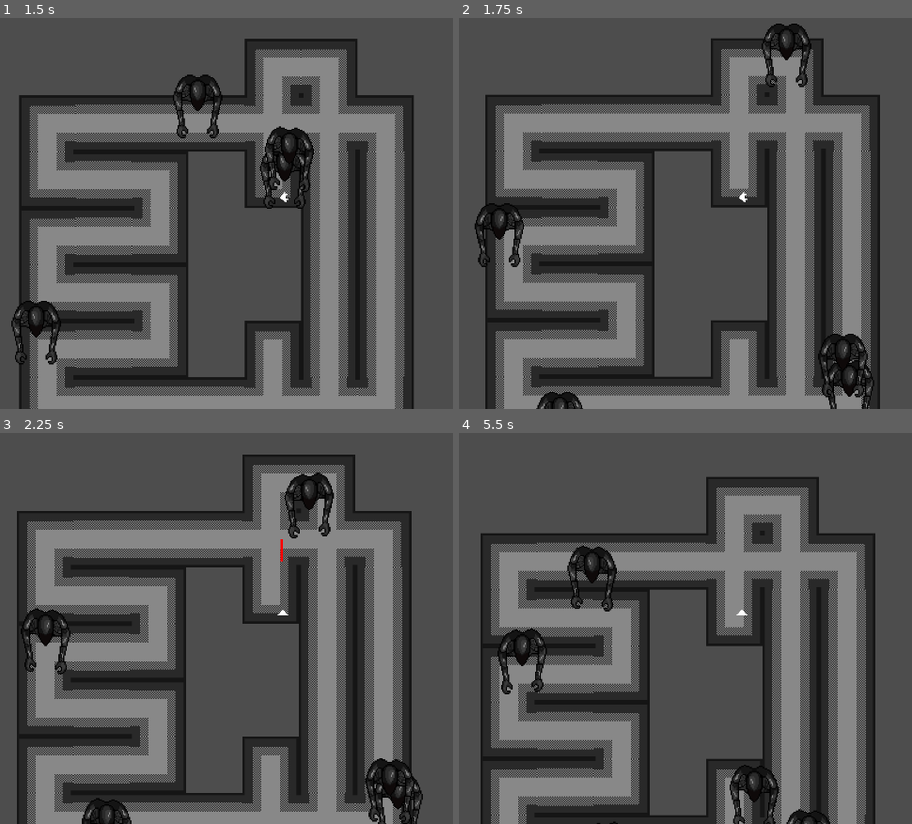
Above: before the commit, frames 1-4 (two rows, left to right).
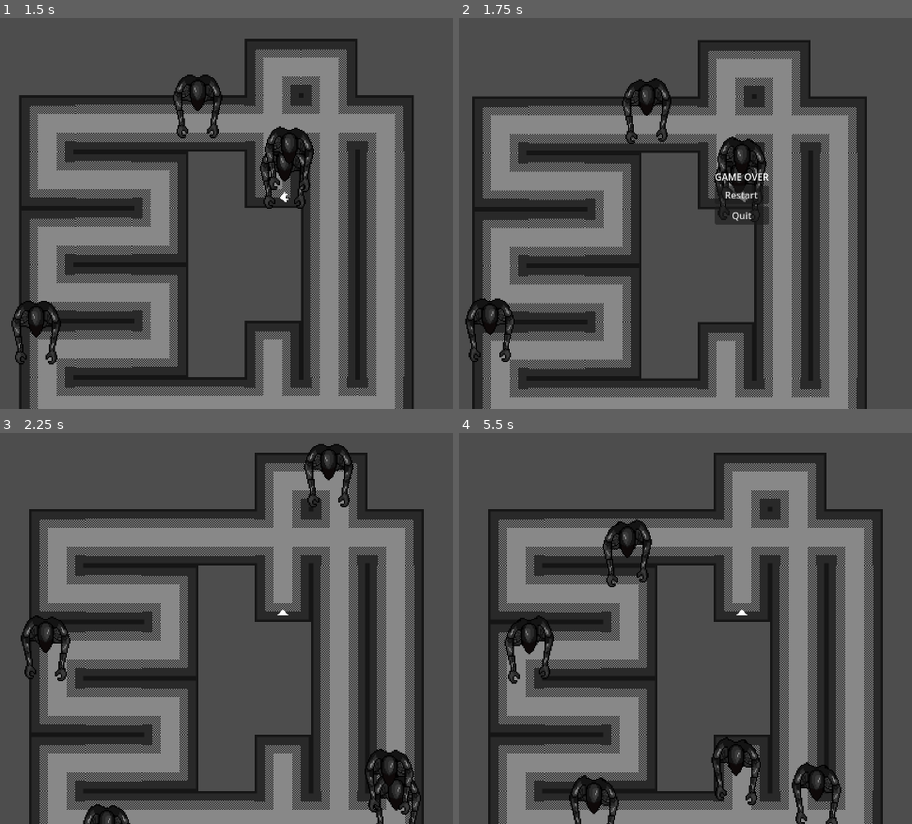
Above: after the commit, the same moments.

Repository: Ben1980/yaab
Game: Godot game, scene res://level.tscn
Two runs of this game, one before a commit and one after it. Both use one fixed random seed, a clock stepped at 60 frames per second and the inputs below.
Inputs (mouse positions are in pixels of both pictures, inside the frame that each line leads up to):
- Up to frame 1 (1.5 s): move the mouse to (448, 178) at 0.52 s; press the mouse at (448, 178) at 0.53 s; hold D (move_right) 0.53-1.28 s; move the mouse to (131, 217) at 1.27 s; release the mouse at (131, 217) at 1.28 s; hold S (move_down) from 1.28 s (still down); click (131, 217) at 1.35 s
- Up to frame 2 (1.75 s): keep holding S (move_down)
- Up to frame 3 (2.25 s): release S (move_down) at 2 s; click (280, 608) at 2 s, where only the run after the commit has a clickable "Restart"
- Up to frame 4 (5.5 s): move the mouse to (816, 519) at 2.77 s; press the mouse at (816, 519) at 2.78 s; hold D (move_right) 2.78-3.53 s; move the mouse to (703, 698) at 3.52 s; release the mouse at (703, 698) at 3.53 s; hold W (move_up) 3.53-4.28 s; click (703, 698) at 3.6 s; move the mouse to (outside the picture) at 4.27 s; press the mouse at (outside the picture) at 4.28 s; hold A (move_left) 4.28-5 s; release the mouse at (outside the picture) at 5 s; click (739, 608) at 5 s, where only the run after the commit has a clickable "Restart"

Frame 1 is identical in both runs. In frame 2, 37% of the frame differs, in the area x 1-93%, y 1-100%; in frame 3, 34%; in frame 4, 46%, in the area x 4-94%, y 5-100%.

Commit message:
simple game over screen added

Diff:
--- a/level.gd
+++ b/level.gd
@@ -3,6 +3,8 @@
 @export var enemy_count: int = 5
 
 const ENEMY_SCENE: PackedScene = preload("res://enemy.tscn")
+
+@onready var game_over_screen: Control = $GameOverLayer/GameOverScreen
 
 # Called when the node enters the scene tree for the first time.
 func _ready() -> void:
@@ -39,3 +41,13 @@
 			enemy.position = spawn_pos
 			add_child(enemy)
 			spawned += 1
+
+
+func _on_player_game_over() -> void:
+	game_over_screen.show()
+	get_tree().paused = true
+
+
+func _on_restart_pressed() -> void:
+	get_tree().paused = false
+	get_tree().reload_current_scene()
--- a/level.tscn
+++ b/level.tscn
@@ -38,3 +38,41 @@
 
 [node name="Camera2D" type="Camera2D" parent="Player"]
 zoom = Vector2(2, 2)
+
+[node name="GameOverLayer" type="CanvasLayer" parent="."]
+process_mode = 3
+
+[node name="GameOverScreen" type="Control" parent="GameOverLayer"]
+visible = false
+layout_mode = 3
+anchors_preset = 15
+anchor_right = 1.0
+anchor_bottom = 1.0
+grow_horizontal = 2
+grow_vertical = 2
+
+[node name="CenterContainer" type="CenterContainer" parent="GameOverLayer/GameOverScreen"]
+layout_mode = 1
+anchors_preset = 15
+anchor_right = 1.0
+anchor_bottom = 1.0
+grow_horizontal = 2
+grow_vertical = 2
+
+[node name="VBoxContainer" type="VBoxContainer" parent="GameOverLayer/GameOverScreen/CenterContainer"]
+layout_mode = 2
+
+[node name="GaneOver" type="Label" parent="GameOverLayer/GameOverScreen/CenterContainer/VBoxContainer"]
+layout_mode = 2
+text = "GAME OVER"
+
+[node name="Restart" type="Button" parent="GameOverLayer/GameOverScreen/CenterContainer/VBoxContainer"]
+layout_mode = 2
+text = "Restart"
+
+[node name="Quit" type="Button" parent="GameOverLayer/GameOverScreen/CenterContainer/VBoxContainer"]
+layout_mode = 2
+text = "Quit"
+
+[connection signal="game_over" from="Player" to="." method="_on_player_game_over"]
+[connection signal="pressed" from="GameOverLayer/GameOverScreen/CenterContainer/VBoxContainer/Restart" to="." method="_on_restart_pressed"]
--- a/player.gd
+++ b/player.gd
@@ -12,18 +12,21 @@
 @onready var sprite: AnimatedSprite2D = $AnimatedSprite2D
 @onready var fire_cooldown: Timer = $FireCooldown
 
+signal game_over
 
 func get_input() -> void:
-	look_at(get_global_mouse_position())
-	rotation += PI/2
-	var forward = transform.y.normalized() * -Input.get_axis("move_down", "move_up")
-	var strafe = transform.x.normalized() * Input.get_axis("move_left", "move_right")
-	velocity = (forward + strafe).normalized() * SPEED
+	if not is_dead:
+		look_at(get_global_mouse_position())
+		rotation += PI/2
+		var forward = transform.y.normalized() * -Input.get_axis("move_down", "move_up")
+		var strafe = transform.x.normalized() * Input.get_axis("move_left", "move_right")
+		velocity = (forward + strafe).normalized() * SPEED
 
 
 func _input(_event: InputEvent) -> void:
-	if Input.is_action_pressed("shoot"):
-		fire()
+	if not is_dead:
+		if Input.is_action_pressed("shoot"):
+			fire()
 
 
 func _physics_process(_delta: float) -> void:
@@ -47,7 +50,7 @@
 	if is_dead:
 		return
 	is_dead = true
-	get_tree().reload_current_scene()
+	emit_signal("game_over")
 
 
 func fire() -> void:
Binary file added: assets/fonts/PressStart2P-Regular.ttf
Not shown, added: assets/fonts/PressStart2P-Regular.ttf.import
